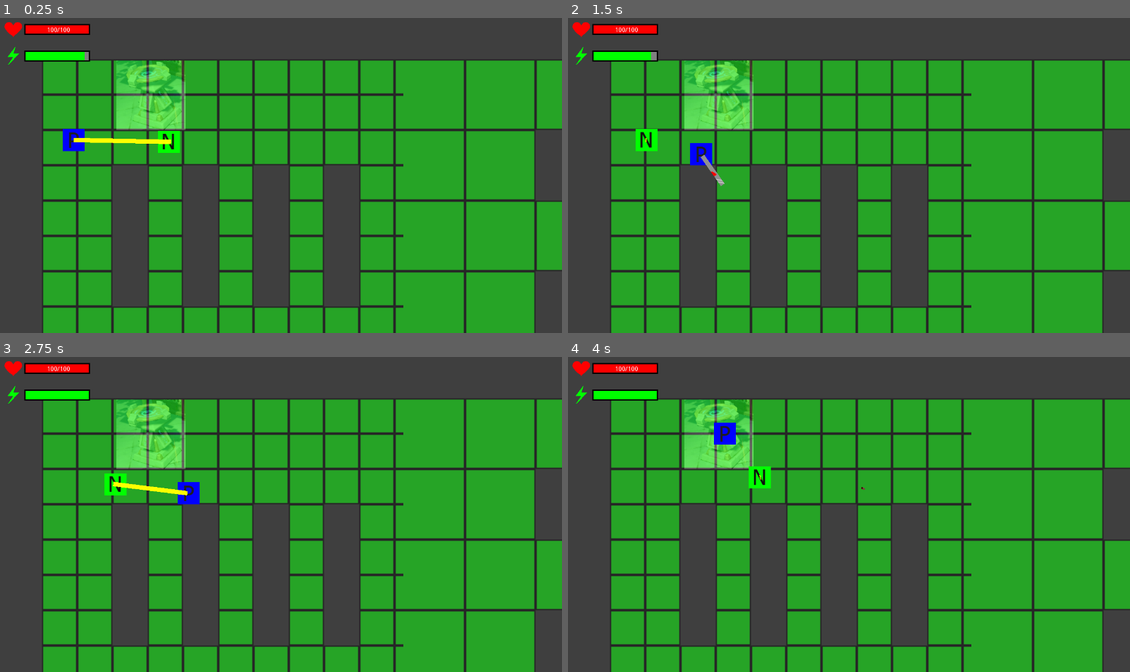
Above: before the commit, frames 1-4 (two rows, left to right).
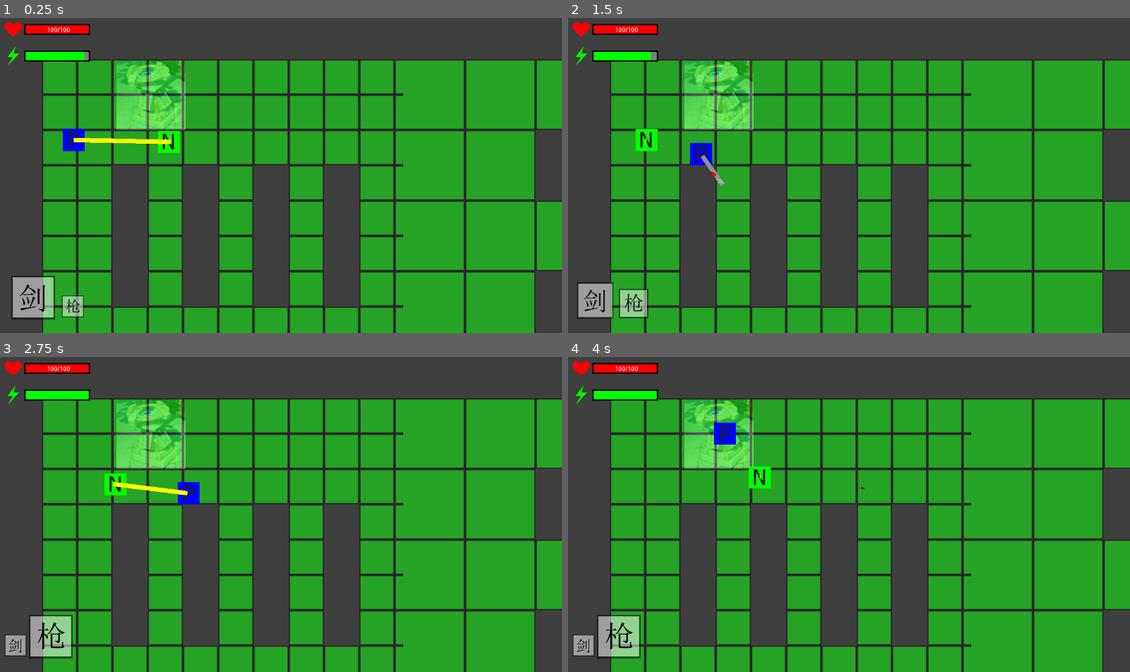
Above: after the commit, the same moments.

Repository: MakersGame/makers_game
Game: Godot game, scene res://test_scene.tscn
The game is run twice, just before and just after one commit, with the same random seed, the same clock (stepped at 60 frames per second) and the same inputs.
Inputs (mouse positions are in pixels of both pictures, inside the frame that each line leads up to):
- Up to frame 1 (0.25 s): no input
- Up to frame 2 (1.5 s): tap Enter at 0.5 s; move the mouse to (972, 159) at 0.52 s; hold Right (ui_right) 0.53-1.28 s; hold Mouse wheel down (ui_focus_next) 0.53-1.28 s; click (972, 159) at 0.67 s; move the mouse to (736, 191) at 1.27 s; hold Down (ui_down) from 1.28 s (still down); tap Mouse wheel down (ui_focus_next) at 1.35 s; click (736, 191) at 1.42 s
- Up to frame 3 (2.75 s): move the mouse to (337, 442) at 2.02 s; release Down (ui_down) at 2.03 s; hold Right (ui_right) from 2.03 s (still down); hold Mouse wheel down (ui_focus_next) from 2.03 s (still down); tap F at 2.1 s; click (337, 442) at 2.17 s
- Up to frame 4 (4 s): move the mouse to (820, 577) at 2.77 s; release Right (ui_right) at 2.78 s; release Mouse wheel down (ui_focus_next) at 2.78 s; hold Up (ui_up) 2.78-3.53 s; tap Mouse wheel down (ui_focus_next) at 2.85 s; click (820, 577) at 2.92 s; move the mouse to (1017, 561) at 3.52 s; hold Left (ui_left) from 3.53 s (still down); hold Mouse wheel down (ui_focus_next) from 3.53 s (still down); click (1017, 561) at 3.67 s

The runs differ from the first frame. In frame 1, 1.3% of the frame differs, in the area x 2-15%, y 81-96%; in frame 2, 1.2%; in frame 3, 1.3%; in frame 4, 1.3%.

Commit message:
UI for enermy detail(NPC's unfinished) and UI for weapon change(w/o durability or bullet number) finish

Diff:
--- a/creatures/creatures.gd
+++ b/creatures/creatures.gd
@@ -125,3 +125,11 @@
     if TargetPath.size()>1 and TargetPath[0]!=TargetPath[1]:
         for i in range(TargetPath.size()-1):
             draw_line(TargetPath[i]-global_position,TargetPath[i+1]-global_position,Color.yellow,10)
+
+func _on_creature_mouse_entered():
+    if Camp=="Enermy":
+        Global.OverworldUIs.enable_creature_info(self)
+
+func _on_creature_mouse_exited():
+    if Camp=="Enermy":
+        Global.OverworldUIs.disable_creature_info(self)
--- a/creatures/creatures.tscn
+++ b/creatures/creatures.tscn
@@ -8,8 +8,12 @@
 [node name="creature" type="KinematicBody2D" groups=[
 "creature",
 ]]
-collision_layer = 0
+input_pickable = true
+collision_layer = 8
 script = ExtResource( 1 )
 
 [node name="CollisionShape2D" type="CollisionShape2D" parent="."]
 shape = SubResource( 1 )
+
+[connection signal="mouse_entered" from="." to="." method="_on_creature_mouse_entered"]
+[connection signal="mouse_exited" from="." to="." method="_on_creature_mouse_exited"]
--- a/creatures/player/player.gd
+++ b/creatures/player/player.gd
@@ -77,8 +77,10 @@
             RangedWeapon.reload()
         if WeaponChoice=="ranged":
             WeaponChoice="melee"
+            Global.OverworldUIs.update_weapon_choice("melee")
         elif WeaponChoice=="melee":
             WeaponChoice="ranged"
+            Global.OverworldUIs.update_weapon_choice("ranged")
         $ChangeWeaponTimer.start()
     elif event.is_action_pressed("ui_speed_up"):
         if !TiredOut:
--- a/global/OverWorldUIs/OverWorldUIs.gd
+++ b/global/OverWorldUIs/OverWorldUIs.gd
@@ -4,12 +4,14 @@
 var TempHealth:float
 var MaxEnergy:int
 var TempEnergy:float
+var FocusCreature:Object=null
 
 func set_ui():
     MaxHealth=Global.CurrentScene.get_node("Player").CreatureStatus.MaxHealth
     TempHealth=Global.CurrentScene.get_node("Player").CreatureStatus.Health
     $HealthBar/Bar.max_value=MaxHealth
     $HealthBar/MaxHealthValue.text="/"+String(MaxHealth)
+
     $EnergyBar/TiredOutBar.hide()
     $EnergyBar/Bar.show()
     MaxEnergy=Global.CurrentScene.get_node("Player").MaxEnergy
@@ -17,12 +19,34 @@
     $EnergyBar/TiredOutBar.max_value=MaxEnergy
     $EnergyBar/Bar.max_value=MaxEnergy
 
+    $CreatureInfo.hide()
+
+    var RangedWeapon=Global.CurrentScene.get_node("Player").get_node("RangedWeapon")
+    var MeleeWeapon=Global.CurrentScene.get_node("Player").get_node("MeleeWeapon")
+    if RangedWeapon!=null:
+        $WeaponChoice/RangedWeapon/AnimatedSprite.animation=RangedWeapon.Name
+    else:
+        $WeaponChoice/RangedWeapon/AnimatedSprite.animation="default"
+    if MeleeWeapon!=null:
+        $WeaponChoice/MeleeWeapon/AnimatedSprite.animation=MeleeWeapon.Name
+    else:
+        $WeaponChoice/MeleeWeapon/AnimatedSprite.animation="default"
+
 func _process(delta):
     global_position=Global.PlayerCamera.global_position-Vector2(640,360)
+
     $HealthBar/Bar.value=TempHealth
     $HealthBar/TempHealthValue.text=String(round(TempHealth))
+
     $EnergyBar/Bar.value=TempEnergy
     $EnergyBar/TiredOutBar.value=TempEnergy
+
+    if FocusCreature!=null and FocusCreature.alive():
+        $CreatureInfo/CreatureHealth.text=String(FocusCreature.Health)+"/"+String(FocusCreature.MaxHealth)
+    elif FocusCreature!=null:
+        $CreatureInfo/CreatureHealth.text="0/"+String(FocusCreature.MaxHealth)
+        FocusCreature=null
+        $CreatureInfo/MaintainTimer.start()
 
 func update_health(NewValue:float):
     $HealthBar/Tween.interpolate_property(self,"TempHealth",TempHealth,NewValue,0.5)
@@ -39,3 +63,24 @@
     elif NewValue>=MaxEnergy and !$EnergyBar/Bar.visible:
         $EnergyBar/TiredOutBar.hide()
         $EnergyBar/Bar.show()
+
+func enable_creature_info(creature):
+    FocusCreature=creature
+    $CreatureInfo/CreatureName.text=creature.get_parent().Name
+    $CreatureInfo/CreatureAttack.text=String(creature.Attack)
+    $CreatureInfo.show()
+    $CreatureInfo/MaintainTimer.stop()
+
+func disable_creature_info(creature):
+    if FocusCreature==creature:
+        FocusCreature=null
+        $CreatureInfo/MaintainTimer.start()
+
+func _on_MaintainTimer_timeout():
+    $CreatureInfo.hide()
+
+func update_weapon_choice(type):
+    if type=="ranged":
+        $WeaponChoice/WeaponChangeAnimation.play("MeleeToRanged")
+    elif type=="melee":
+        $WeaponChoice/WeaponChangeAnimation.play_backwards("MeleeToRanged")
--- a/global/OverWorldUIs/OverWorldUIs.tscn
+++ b/global/OverWorldUIs/OverWorldUIs.tscn
@@ -9,11 +9,70 @@
 [ext_resource path="res://art/temp/OverworldUIs/EnergyBar/EnergyBar_fill_tiredout.png" type="Texture" id=7]
 [ext_resource path="res://art/temp/OverworldUIs/EnergyBar/EnergyIcon.png" type="Texture" id=8]
 [ext_resource path="res://art/temp/OverworldUIs/EnergyBar/EnergyBar_fill.png" type="Texture" id=9]
+[ext_resource path="res://art/temp/OverworldUIs/CreatureInfo/bg.png" type="Texture" id=10]
+[ext_resource path="res://art/temp/OverworldUIs/CreatureInfo/Attack.png" type="Texture" id=11]
+[ext_resource path="res://art/temp/OverworldUIs/WeaponChoice/bg.png" type="Texture" id=12]
+[ext_resource path="res://global/ReferenceList/WeaponSprite.tres" type="SpriteFrames" id=13]
 
 [sub_resource type="DynamicFont" id=1]
 size = 22
 outline_color = Color( 0.298039, 0.286275, 0.286275, 1 )
 font_data = ExtResource( 6 )
+
+[sub_resource type="DynamicFont" id=2]
+size = 20
+font_data = ExtResource( 6 )
+
+[sub_resource type="Animation" id=3]
+resource_name = "MeleeToRanged"
+tracks/0/type = "value"
+tracks/0/path = NodePath("RangedWeapon:position")
+tracks/0/interp = 1
+tracks/0/loop_wrap = true
+tracks/0/imported = false
+tracks/0/enabled = true
+tracks/0/keys = {
+"times": PoolRealArray( 0, 1 ),
+"transitions": PoolRealArray( 1, 1 ),
+"update": 0,
+"values": [ Vector2( 120, 20 ), Vector2( 70, 0 ) ]
+}
+tracks/1/type = "value"
+tracks/1/path = NodePath("RangedWeapon:scale")
+tracks/1/interp = 1
+tracks/1/loop_wrap = true
+tracks/1/imported = false
+tracks/1/enabled = true
+tracks/1/keys = {
+"times": PoolRealArray( 0, 1 ),
+"transitions": PoolRealArray( 1, 1 ),
+"update": 0,
+"values": [ Vector2( 0.5, 0.5 ), Vector2( 1, 1 ) ]
+}
+tracks/2/type = "value"
+tracks/2/path = NodePath("MeleeWeapon:position")
+tracks/2/interp = 1
+tracks/2/loop_wrap = true
+tracks/2/imported = false
+tracks/2/enabled = true
+tracks/2/keys = {
+"times": PoolRealArray( 0, 1 ),
+"transitions": PoolRealArray( 1, 1 ),
+"update": 0,
+"values": [ Vector2( 30, 0 ), Vector2( -10, 20 ) ]
+}
+tracks/3/type = "value"
+tracks/3/path = NodePath("MeleeWeapon:scale")
+tracks/3/interp = 1
+tracks/3/loop_wrap = true
+tracks/3/imported = false
+tracks/3/enabled = true
+tracks/3/keys = {
+"times": PoolRealArray( 0, 1 ),
+"transitions": PoolRealArray( 1, 1 ),
+"update": 0,
+"values": [ Vector2( 1, 1 ), Vector2( 0.5, 0.5 ) ]
+}
 
 [node name="OverWorldUIs" type="Node2D"]
 script = ExtResource( 5 )
@@ -138,3 +197,88 @@
 texture = ExtResource( 8 )
 
 [node name="Tween" type="Tween" parent="EnergyBar"]
+
+[node name="CreatureInfo" type="Node2D" parent="."]
+position = Vector2( 1115, 617 )
+z_index = 899
+
+[node name="Background" type="Sprite" parent="CreatureInfo"]
+position = Vector2( -10, -10 )
+scale = Vector2( 1.3, 1 )
+texture = ExtResource( 10 )
+centered = false
+
+[node name="CreatureName" type="Label" parent="CreatureInfo"]
+margin_right = 40.0
+margin_bottom = 14.0
+custom_fonts/font = SubResource( 2 )
+text = "test_enermy"
+__meta__ = {
+"_edit_use_anchors_": false
+}
+
+[node name="CreatureHealth" type="Label" parent="CreatureInfo"]
+margin_left = 25.0
+margin_top = 25.0
+margin_right = 176.0
+margin_bottom = 46.0
+custom_fonts/font = SubResource( 2 )
+text = "100/100"
+__meta__ = {
+"_edit_use_anchors_": false
+}
+
+[node name="HeartSprite" type="Sprite" parent="CreatureInfo/CreatureHealth"]
+position = Vector2( -15, 8 )
+scale = Vector2( 0.5, 0.5 )
+texture = ExtResource( 4 )
+
+[node name="CreatureAttack" type="Label" parent="CreatureInfo"]
+margin_left = 25.0
+margin_top = 50.0
+margin_right = 131.0
+margin_bottom = 71.0
+custom_fonts/font = SubResource( 2 )
+text = "10"
+__meta__ = {
+"_edit_use_anchors_": false
+}
+
+[node name="AttackSprite" type="Sprite" parent="CreatureInfo/CreatureAttack"]
+position = Vector2( -15, 10 )
+rotation = 0.486947
+texture = ExtResource( 11 )
+
+[node name="MaintainTimer" type="Timer" parent="CreatureInfo"]
+one_shot = true
+
+[node name="WeaponChoice" type="Node2D" parent="."]
+position = Vector2( 50, 640 )
+z_index = 899
+
+[node name="MeleeWeapon" type="Node2D" parent="WeaponChoice"]
+position = Vector2( 30, 0 )
+
+[node name="Background" type="Sprite" parent="WeaponChoice/MeleeWeapon"]
+texture = ExtResource( 12 )
+
+[node name="AnimatedSprite" type="AnimatedSprite" parent="WeaponChoice/MeleeWeapon"]
+frames = ExtResource( 13 )
+animation = "test_melee_weapon"
+
+[node name="RangedWeapon" type="Node2D" parent="WeaponChoice"]
+position = Vector2( 120, 20 )
+scale = Vector2( 0.5, 0.5 )
+
+[node name="Background" type="Sprite" parent="WeaponChoice/RangedWeapon"]
+texture = ExtResource( 12 )
+
+[node name="AnimatedSprite" type="AnimatedSprite" parent="WeaponChoice/RangedWeapon"]
+frames = ExtResource( 13 )
+animation = "test_ranged_weapon"
+
+[node name="WeaponChangeAnimation" type="AnimationPlayer" parent="WeaponChoice"]
+playback_speed = 5.0
+anims/MeleeToRanged = SubResource( 3 )
+
+[connection signal="timeout" from="CreatureInfo/MaintainTimer" to="." method="_on_MaintainTimer_timeout"]
--- /dev/null
+++ b/global/ReferenceList/WeaponSprite.tres
@@ -0,0 +1,22 @@
+[gd_resource type="SpriteFrames" load_steps=3 format=2]
+
+[ext_resource path="res://art/temp/OverworldUIs/WeaponChoice/gun.png" type="Texture" id=1]
+[ext_resource path="res://art/temp/OverworldUIs/WeaponChoice/sword.png" type="Texture" id=2]
+
+[resource]
+animations = [ {
+"frames": [  ],
+"loop": true,
+"name": "default",
+"speed": 5.0
+}, {
+"frames": [ ExtResource( 1 ) ],
+"loop": true,
+"name": "test_ranged_weapon",
+"speed": 5.0
+}, {
+"frames": [ ExtResource( 2 ) ],
+"loop": true,
+"name": "test_melee_weapon",
+"speed": 5.0
+} ]
--- a/project.godot
+++ b/project.godot
@@ -86,6 +86,7 @@
 2d_physics/layer_1="障碍物"
 2d_physics/layer_2="玩家（阵营）"
 2d_physics/layer_3="敌人（阵营）"
+2d_physics/layer_4="生物"
 
 [physics]
 
Binary file added: art/temp/OverworldUIs/CreatureInfo/Attack.png
Not shown, added: art/temp/OverworldUIs/CreatureInfo/Attack.png.import
Binary file added: art/temp/OverworldUIs/CreatureInfo/bg.png
Not shown, added: art/temp/OverworldUIs/CreatureInfo/bg.png.import
Binary file added: art/temp/OverworldUIs/WeaponChoice/bg.png
Not shown, added: art/temp/OverworldUIs/WeaponChoice/bg.png.import
Binary file added: art/temp/OverworldUIs/WeaponChoice/gun.png
Not shown, added: art/temp/OverworldUIs/WeaponChoice/gun.png.import
Binary file added: art/temp/OverworldUIs/WeaponChoice/sword.png
Not shown, added: art/temp/OverworldUIs/WeaponChoice/sword.png.import
Not shown: 1 places in global/OverWorldUIs/OverWorldUIs.tscn that only renumber resources
Not shown, added: .gitignore
